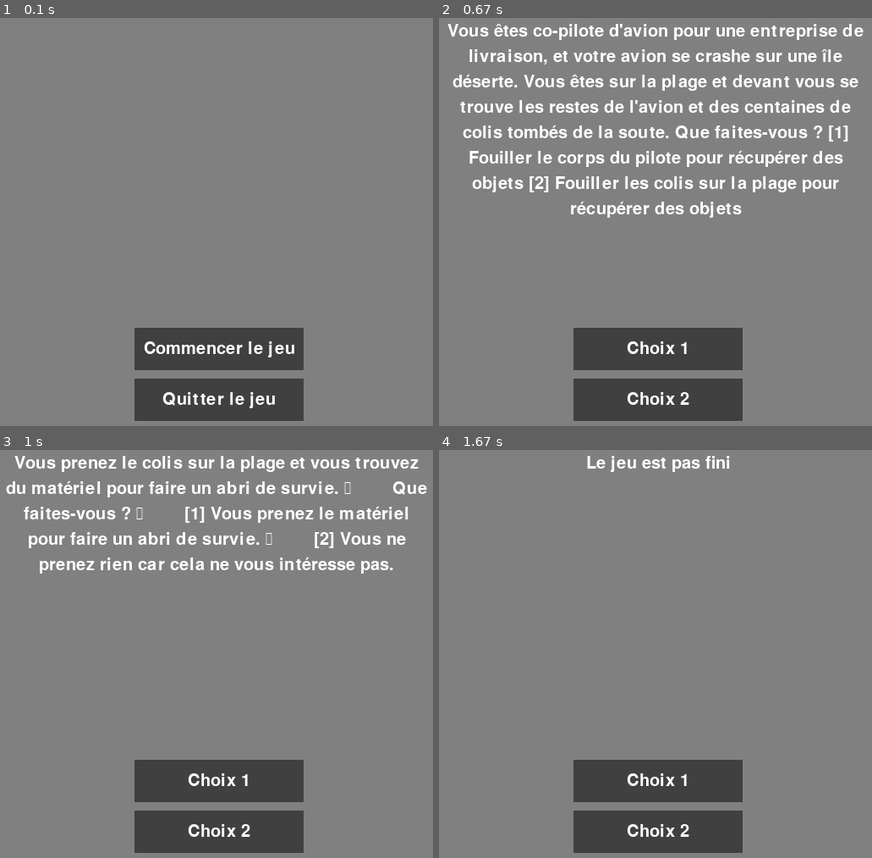
Above: before the commit, frames 1-4 (two rows, left to right).
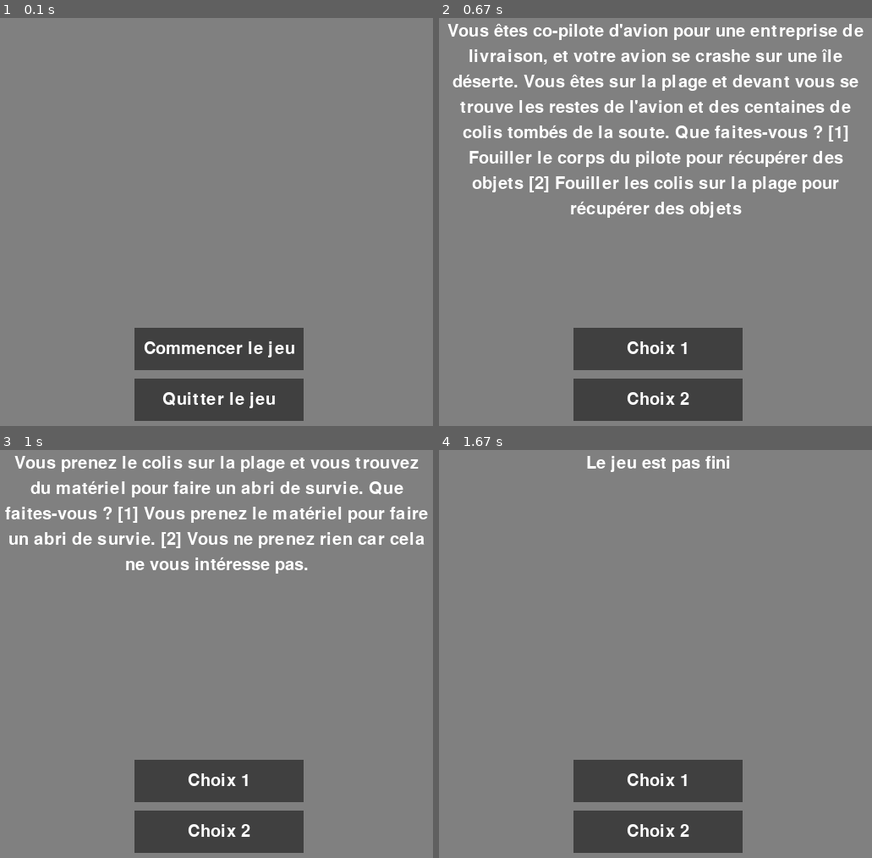
Above: after the commit, the same moments.

Repository: justniicolas/choice_game
Game: pygame game, started from Projet/import pygame as pg.py
Two runs of this game, one before a commit and one after it. Both use one fixed random seed, a clock stepped at 60 frames per second and the inputs below.
Inputs:
- Up to frame 1 (0.1 s): no input
- Up to frame 2 (0.67 s): click "Commencer le jeu" at 0.38 s
- Up to frame 3 (1 s): click "Choix 2" at 0.72 s
- Up to frame 4 (1.67 s): click "Choix 2" at 1.05 s

Frames 1-2 are identical in both runs. In frame 3, 5.7% of the frame differs, in the area x 1-99%, y 7-31%; in frame 4, nothing differs.

Commit message:
Pygame update

Diff:
--- a/Projet/import pygame as pg.py
+++ b/Projet/import pygame as pg.py
@@ -17,33 +17,21 @@
 # Histoire si choix = 1
 
 take_mer_poisson = Node(
-    "Vous allez vers la mer et vous trouvez des poissons. Vo …(81 unchanged characters)… ration vous trouvez une carte de l'ile. \n\
-    Que faites-vous ?\n\
-        [1] Vous allez sur le point le plus haut de l'ile pour marquer un message d'alerte.\n\
-        [2] Vous prenez la carte et vous continuez votre exploration.\n\ "
-)
-construire_abri_choice = Node("Vous prenez le matériel et vous vous mettez à construire votre abri de survie. Il vous prend plusieurs heures, mais vous êtes enfin installé et en sécurité. Vous décidez alors d'explorer les alentours pour trouver des ressources.\n\
-    Où allez-vous ?\n\
-        [1] Vous allez vers la mer pour trouver des poissons.\n\
-        [2] Vous allez vers la forêt pour explorer l'ile mais vous oubliez votre sac.\n\ "
+    "Vous allez vers la mer et vous trouvez des poissons. Vo …(81 unchanged characters)… ration vous trouvez une carte de l'ile. Que faites-vous ? [1] Vous allez sur le point le plus haut de l'ile pour marquer un message d'alerte. [2] Vous prenez la carte et vous continuez votre exploration. "
+)
+construire_abri_choice = Node("Vous prenez le matériel et vous vous mettez à construire votre abri de survie. Il vous prend plusieurs heures, mais vous êtes enfin installé et en sécurité. Vous décidez alors d'explorer les alentours pour trouver des ressources. Où allez-vous ? [1] Vous allez vers la mer pour trouver des poissons. [2] Vous allez vers la forêt pour explorer l'ile mais vous oubliez votre sac. "
 )
 construire_abri_choice.setChoice(1, take_mer_poisson)
 construire_abri_choice.setChoice(2, take_none)
 
 recherche_choice= Node(
-    "Vous partez à la recherche de ressources. Après avoir m …(232 unchanged characters)… écidez de vous arrêter pour en récolter."
-    "Que faites-vous ?\n\
-        [1] Vous prenez les coquillages \n\
-        [2] Vous êtes attirer par un bruit et vous vous éloignez du cours d'eau pour voir ce qui se passe. \n\ "
+    "Vous partez à la recherche de ressources. Après avoir m …(232 unchanged characters)… écidez de vous arrêter pour en récolter. Que faites-vous ? [1] Vous prenez les coquillages [2] Vous êtes attirer par un bruit et vous vous éloignez du cours d'eau pour voir ce qui se passe."
 )
 recherche_choice.setChoice(1, take_none)
 recherche_choice.setChoice(2, take_none)
 
 left_choice = Node(
-    "Vous avez trouvé un couteau, un stylo et une trousse de secours autour du pilote. \n\
-    Que faites-vous ?\n\
-        1. Vous prenez le couteau et la trousse de secours. \n\
-        2. Vous ne prenez rien car cela ne vous intéresse pas."
+    "Vous avez trouvé un couteau, un stylo et une trousse de secours autour du pilote. Que faites-vous ? [1] Vous prenez le couteau et la trousse de secours. [2] Vous ne prenez rien car cela ne vous intéresse pas."
 )
 left_choice.setChoice(1, recherche_choice)
 left_choice.setChoice(2, take_none)
@@ -51,13 +39,10 @@
 # Histoire si choix = 2
 
 take_take_foret = Node(
-    "Vous allez vers la forêt et vous trouvez des fruits. Vous décidez de les mettre dans votre inventaire. Mais sur le chemin vous tombez sur un ours, mais comme vous avez oublié votre sac vous mourrez \n\" GAME OVER \ "
+    "Vous allez vers la forêt et vous trouvez des fruits. Vous décidez de les mettre dans votre inventaire. Mais sur le chemin vous tombez sur un ours, mais comme vous avez oublié votre sac vous mourrez GAME OVER. "
     )
 right_choice = Node(
-    "Vous prenez le colis sur la plage et vous trouvez du matériel pour faire un abri de survie. \n\
-        Que faites-vous ? \n\
-        [1] Vous prenez le matériel pour faire un abri de survie. \n\
-        [2] Vous ne prenez rien car cela ne vous intéresse pas."
+    "Vous prenez le colis sur la plage et vous trouvez du matériel pour faire un abri de survie. Que faites-vous ? [1] Vous prenez le matériel pour faire un abri de survie. [2] Vous ne prenez rien car cela ne vous intéresse pas."
 )
 right_choice.setChoice(1, construire_abri_choice)
 right_choice.setChoice(2, take_none)
@@ -192,30 +177,30 @@
     #methode permettant de couper la question en plusieurs lignes
     def wrap_text(text, font, max_width):
         lines = []
-        if font.size(text)[0] <= max_width:
-            lines.append(text)
+        if font.size(text)[0] <= max_width: # Si le texte tient sur une ligne
+            lines.append(text) # On ajoute la ligne
         else:
-            words = text.split(' ')
-            i = 0
-            while i < len(words):
-                line = ''
-                while i < len(words) and font.size(line + words[i])[0] <= max_width:
-                    line = line + words[i] + " "
-                    i += 1
-                if not line:
-                    line = words[i]
-                    i += 1
-                lines.append(line)
-        return lines
+            words = text.split(' ') # On découpe le texte en mots
+            i = 0 # Compteur de mots
+            while i < len(words): # Tant qu'on a pas parcouru tous les mots
+                line = '' # On initialise la ligne
+                while i < len(words) and font.size(line + words[i])[0] <= max_width: # Tant qu'on a pas parcouru tous les mots et que la ligne ne dépasse pas la largeur max
+                    line = line + words[i] + " " # On ajoute le mot à la ligne
+                    i += 1 # On passe au mot suivant
+                if not line: # Si la ligne est vide
+                    line = words[i] # On ajoute le mot quand même
+                    i += 1 # On passe au mot suivant
+                lines.append(line) # On ajoute la ligne à la liste des lignes
+        return lines # On retourne la liste des lignes
 
     #affcihage de la question
-    lines = wrap_text(current.question, font, 500)
-    y_text = button_y - 350
+    lines = wrap_text(current.question, font, 500) # On découpe la question en plusieurs lignes
+    y_text = button_y - 350 # On place le texte au dessus des boutons
     for line in lines:
         text = font.render(line, True, WHITE)
-        text_rect = text.get_rect(center=(WINDOW_WIDTH / 2, y_text))
+        text_rect = text.get_rect(center=(WINDOW_WIDTH / 2, y_text)) # Création du rectangle englobant
         window.blit(text, text_rect)
-        y_text += 30
+        y_text += 30 # On décale le texte d'une ligne
 
 
     # Affichage des boutons
